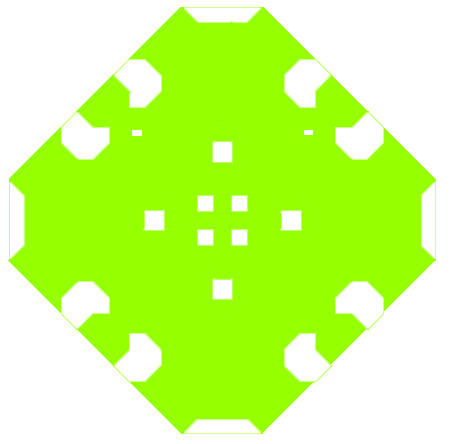
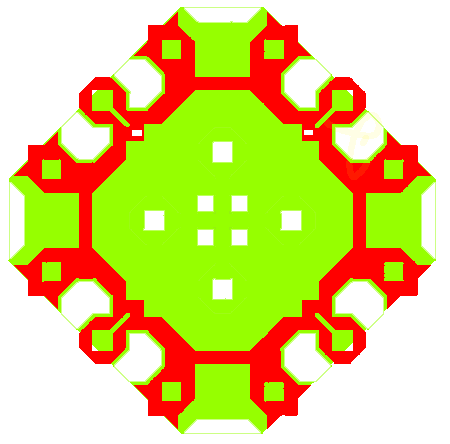
The second w=450, h=444 image is a revision of the first. Changes to its layers:
showed "Layer 5" over [14, 12, 431, 429]
